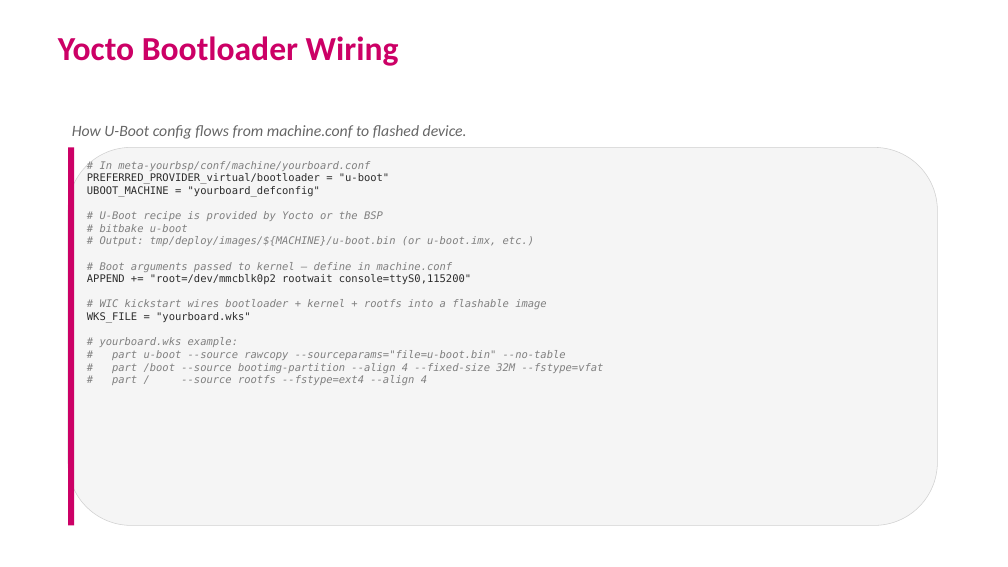
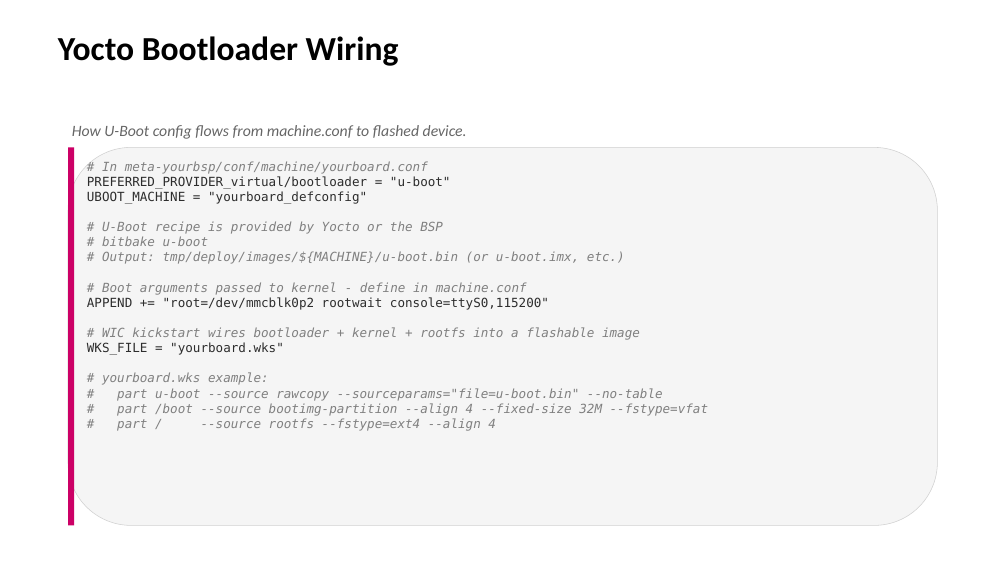
Before and after one commit to EmertxeInfoTech/Allegion-Training-Materials, a slide deck: slide 6 of yocto_training_all_session_decks/session_decks/D3S4_Bootloader.pptx. Drawn at 1008x567 pixels with LibreOffice and Linux fonts; fonts in the diff are those of the drawing; background and template pictures are left out. Boxes give left, top, right and bottom in pixels: in the first picture for what was removed or moved away, otherwise in the second. Text is boxed around its words. In the diff, an @@ line names an element or a change of style, - is before the commit and + after.

```diff
--- a/yocto_training_all_session_decks/session_decks/D3S4_Bootloader.pptx
+++ b/yocto_training_all_session_decks/session_decks/D3S4_Bootloader.pptx
@@ title "Yocto Bootloader Wiring" at bbox=[58, 36, 399, 66]: text colour #CC0066 to #000000 @@
@@ text at bbox=[87, 161, 709, 431]: size 10 to 12 pt @@
@@ text at bbox=[102, 282, 527, 295]: text changed; size 10 to 12 pt @@
-# Boot arguments passed to kernel — define in machine.conf
+# Boot arguments passed to kernel - define in machine.conf
```
Also in this commit, not shown: 7 other slides changed, 6 other files.
